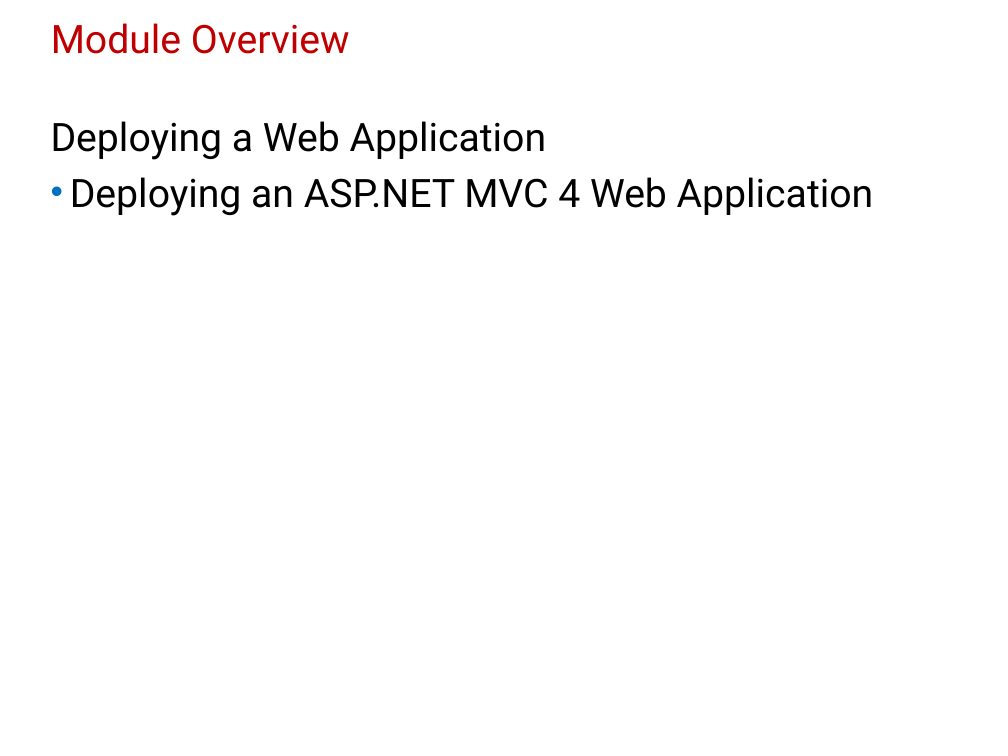
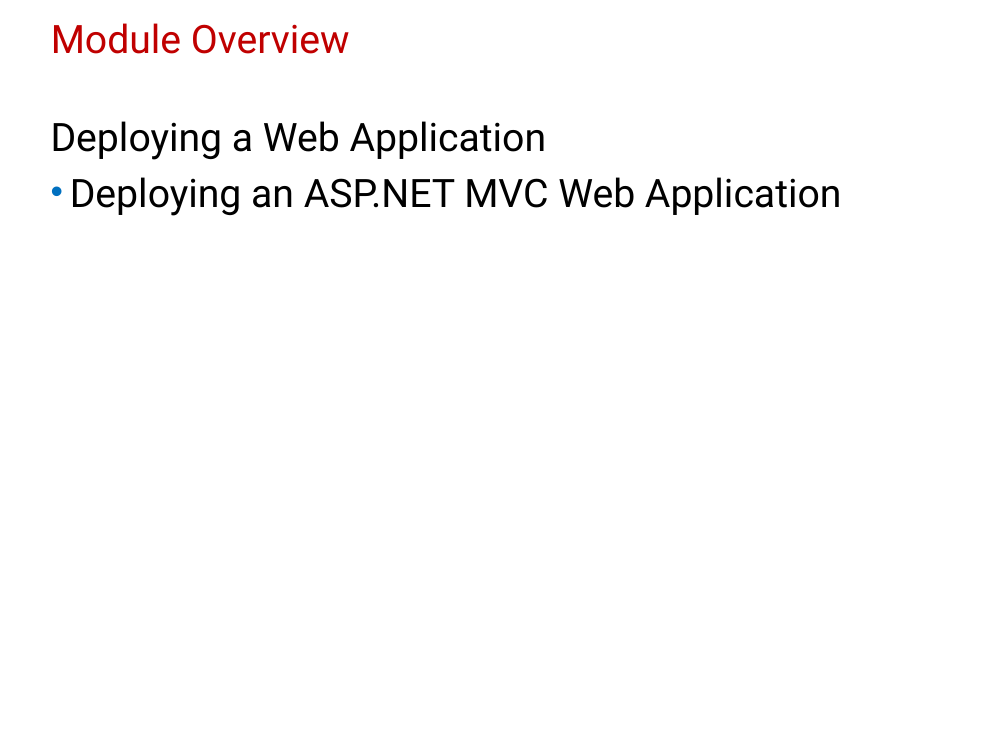
Before and after one commit to lindhardt/04-asp.net-mvc, a slide deck: slide 2 of module 16 - Handling Req. in ASP.NET MVC 4/20486B_16.pptx. Drawn at 1008x756 pixels with LibreOffice and Linux fonts; fonts in the diff are those of the drawing; background and template pictures are left out. Boxes give left, top, right and bottom in pixels: in the first picture for what was removed or moved away, otherwise in the second. Text is boxed around its words. In the diff, an @@ line names an element or a change of style, - is before the commit and + after.

Commit message:
Update pptx module 16

```diff
--- a/module 16 - Handling Req. in ASP.NET MVC 4/20486B_16.pptx
+++ b/module 16 - Handling Req. in ASP.NET MVC 4/20486B_16.pptx
@@ text at <box>51,121,842,216</box>: text changed @@
-• Deploying a Web Application
-  Deploying an ASP.NET MVC 4 Web Application
+• Deploying a Web Application
+  Deploying an ASP.NET MVC Web Application
```
Also in this commit, not shown: 5 other slides changed.
